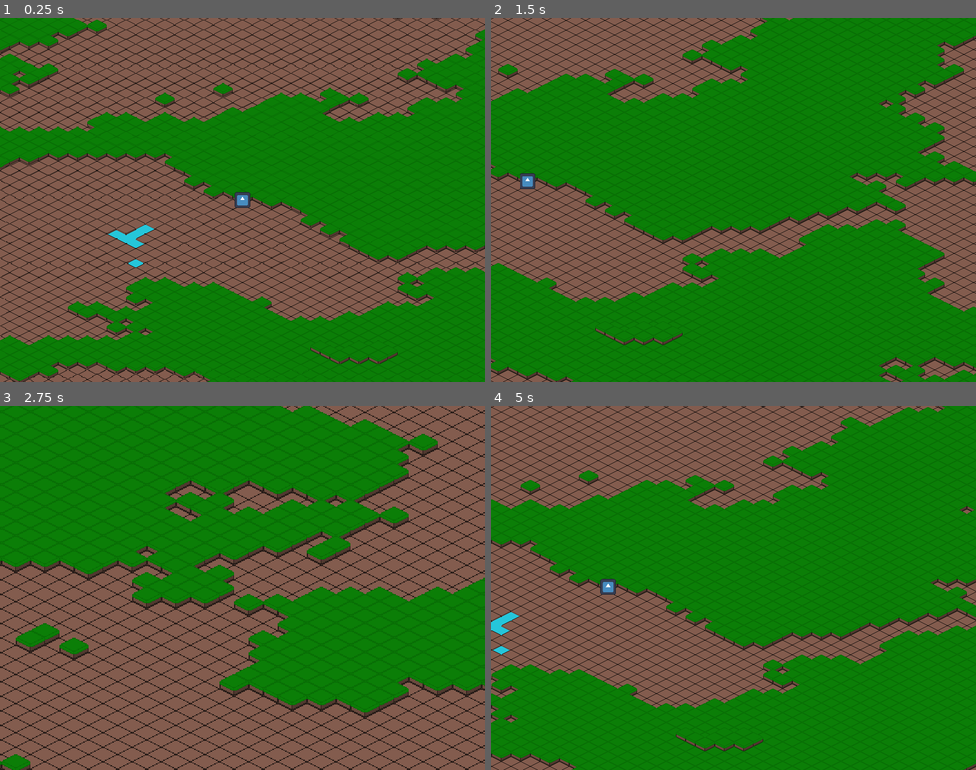
Above: before the commit, frames 1-4 (two rows, left to right).
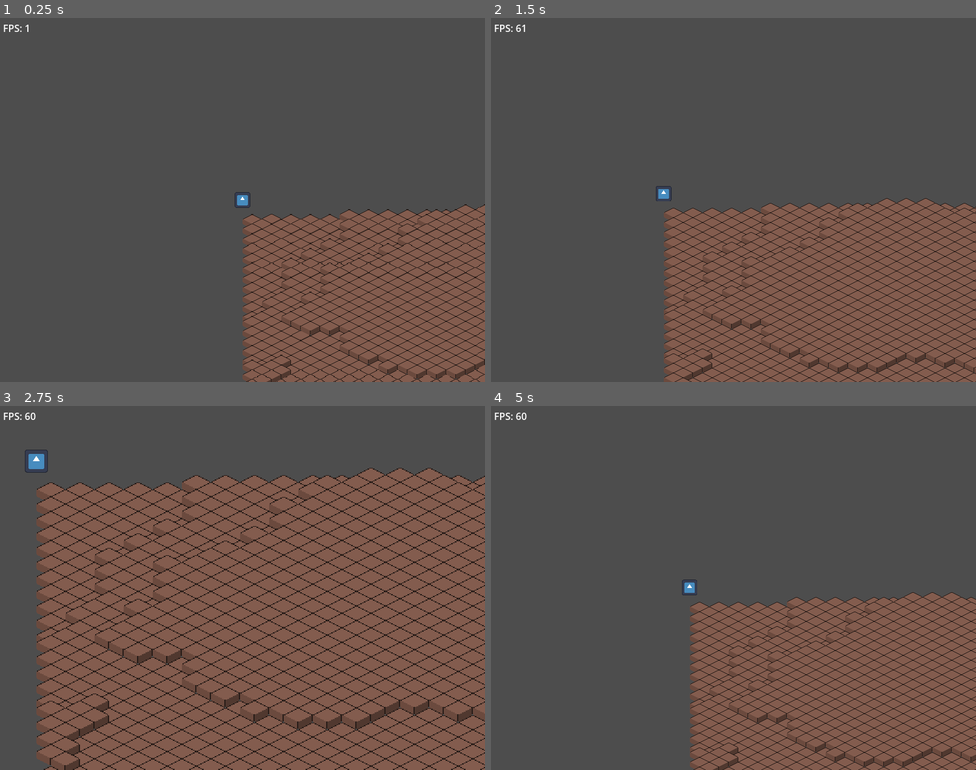
Above: after the commit, the same moments.

Repository: ezequielleonzybert/isourvival
Game: Godot game, scene res://scenes/main.tscn
The game is run twice, just before and just after one commit, with the same random seed, the same clock (stepped at 60 frames per second) and the same inputs. Before the commit the project starts from res://scenes/scenario_1.tscn. The engine's default icon, where the game draws it, is replaced by a stand-in: a white triangle on a blue panel in a dark square.
Inputs (mouse positions are in pixels of both pictures, inside the frame that each line leads up to):
- Up to frame 1 (0.25 s): no input
- Up to frame 2 (1.5 s): tap Enter at 0.5 s; move the mouse to (840, 181) at 0.52 s; hold Right (ui_right) 0.53-1.28 s; tap Mouse wheel up (zoom_in) at 0.6 s; click (840, 181) at 0.67 s; move the mouse to (636, 218) at 1.27 s; hold Down (ui_down) from 1.28 s (still down); tap Mouse wheel down (zoom_out) at 1.35 s
- Up to frame 3 (2.75 s): move the mouse to (291, 507) at 2.02 s; release Down (ui_down) at 2.03 s; hold Right (ui_right) from 2.03 s (still down); tap Mouse wheel up (zoom_in) at 2.1 s
- Up to frame 4 (5 s): move the mouse to (709, 660) at 2.77 s; release Right (ui_right) at 2.78 s; hold Up (ui_up) 2.78-3.53 s; tap Mouse wheel down (zoom_out) at 2.85, 4.35 s; click (709, 660) at 2.92 s; move the mouse to (879, 642) at 3.52 s; hold Left (ui_left) from 3.53 s (still down); tap Mouse wheel up (zoom_in) at 3.6 s; move the mouse to (588, 533) at 4.27 s

The runs differ from the first frame. In frame 1, 93% of the frame differs, in the area x 0-100%, y 0-100%; in frame 2, 95%; in frame 3, 66%; in frame 4, 96%.

Commit message:
top layer rendering

Diff:
--- a/isourvival/project.godot
+++ b/isourvival/project.godot
@@ -11,7 +11,7 @@
 [application]
 
 config/name="isourvival"
-run/main_scene="uid://cxlmf0spsffli"
+run/main_scene="uid://cvsmw8f6r2mnd"
 config/features=PackedStringArray("4.6", "GL Compatibility")
 config/icon="res://assets/icon.svg"
 
@@ -19,6 +19,13 @@
 
 window/size/viewport_width=800
 window/size/viewport_height=600
+window/size/mode=3
+window/vsync/vsync_mode=0
+
+[filesystem]
+
+import/vsync/vsync_mode=1
+import/size/resizable=true
 
 [input]
 
--- /dev/null
+++ b/isourvival/scenes/debug.gd
@@ -0,0 +1,4 @@
+extends Label
+
+func _process(delta: float) -> void:
+	text = "FPS: " + str(int(Engine.get_frames_per_second()))
--- a/isourvival/scenes/main.tscn
+++ b/isourvival/scenes/main.tscn
@@ -1,7 +1,19 @@
 [gd_scene format=3 uid="uid://cvsmw8f6r2mnd"]
 
 [ext_resource type="PackedScene" uid="uid://cxlmf0spsffli" path="res://scenes/scenario_1.tscn" id="1_0wfyh"]
+[ext_resource type="Script" uid="uid://c5lvvjjymkrnp" path="res://scenes/debug.gd" id="2_0wfyh"]
 
 [node name="Main" type="Node2D" unique_id=1149320269]
 
 [node name="Scenario_1" parent="." unique_id=1828344440 instance=ExtResource("1_0wfyh")]
+
+[node name="CanvasLayer" type="CanvasLayer" parent="." unique_id=2068932032]
+
+[node name="Debug" type="Label" parent="CanvasLayer" unique_id=450917722]
+offset_left = 5.0
+offset_top = 5.0
+offset_right = 6.0
+offset_bottom = 28.0
+script = ExtResource("2_0wfyh")
+metadata/_edit_use_anchors_ = true
+metadata/_edit_lock_ = true
--- a/isourvival/scripts/camera.gd
+++ b/isourvival/scripts/camera.gd
@@ -1,7 +1,7 @@
 extends Camera2D
 
-const FORCE = 30
-const DAMPING = .95
+const FORCE = 10
+const DAMPING = .05
 
 var velocity := Vector2.ZERO
 
@@ -13,7 +13,7 @@
 	var acceleration = direction.normalized() * FORCE
 
 	velocity += acceleration * delta
-	velocity *= DAMPING
+	velocity *= pow(DAMPING, delta)
 	position += velocity
 
 	if Input.is_action_just_pressed("zoom_in"):
--- a/isourvival/scripts/layers.gd
+++ b/isourvival/scripts/layers.gd
@@ -1,41 +1,79 @@
 extends Node2D
 
-const MAX_HEIGHT = 4
-const WORLD_SIZE = 100
+const MAX_HEIGHT = 8
+const WIDTH = 100
+const HEIGHT = 200
 
-var tileType = {
-	"grass": Vector2(0,0),
-	"mud": Vector2(1,0),
-	"snow": Vector2(2,0),
-	"sand": Vector2(0,1),
-	"water": Vector2(1,1),
-}
+enum Type {WATER, MUD, GRASS, SNOW}
+
+class Tile:
+	var position : Vector2
+	var type_coords : Vector2
+	var top : bool = false
+	var air : bool = false
+
+	func _init(_position):
+		position = _position
+
+	func set_type_coords(t : Type):
+		match t:
+			Type.WATER:
+				type_coords = Vector2(1,1)
+			Type.MUD:
+				type_coords = Vector2(1,0)
+			Type.GRASS:
+				type_coords = Vector2(0,0)
+			Type.SNOW:
+				type_coords = Vector2(2,0)
+
+var layersData = []
 
 func _ready() -> void:
+	layersData.resize(MAX_HEIGHT)
+
+	var noise = makeNoise(0.007)
+
+	for i in range(MAX_HEIGHT-1, -1, -1):
+		var layerData = []
+		var visibleLayer = makeLayer(i)
+
+		for y in range (HEIGHT):
+			for x in range (WIDTH):
+
+				var index = x+y*WIDTH
+				var value = (noise.get_noise_2d(x*2,y) + 1.0) / 2.0 * MAX_HEIGHT
+				var tile = Tile.new(Vector2(x,y))
+				tile.set_type_coords(Type.MUD)
+
+				if value > i:
+					if i == MAX_HEIGHT-1:
+						tile.top = true
+
+					elif layersData[i+1][index].air == true:
+						tile.top = true
+
+				else:
+					tile.air = true
+
+				if tile.top:
+					visibleLayer.set_cell(tile.position,0,tile.type_coords)
+
+				layerData.append(tile)
+
+		layersData[i] = layerData
+		add_child(visibleLayer)
+
+func makeNoise(frequency):
 	var noise = FastNoiseLite.new()
-	noise.noise_type = FastNoiseLite.TYPE_PERLIN
+	noise.noise_type = FastNoiseLite.TYPE_SIMPLEX
 	noise.seed = randi()
-	noise.frequency = .05
+	noise.frequency = frequency
+	return noise
 
-	for i in range(MAX_HEIGHT):
-		var layer = TileMapLayer.new()
-		layer.tile_set = load("res://assets/tileset.tres")
-		layer.y_sort_enabled = true
-		layer.position.y -= i*8
-		layer.texture_filter = CanvasItem.TEXTURE_FILTER_NEAREST
-
-		var tile = tileType["mud"]
-		if i >= 1: tile = tileType["grass"]
-		elif i == 5: tile = tileType["snow"]
-
-		var threshold = -1.0 + (2.0 / MAX_HEIGHT) * (i + 1)
-
-		for x in range (-WORLD_SIZE/2, WORLD_SIZE/2):
-			for y in range (-WORLD_SIZE, WORLD_SIZE):
-				var value = noise.get_noise_2d(x,y)
-				if value > threshold:
-					layer.set_cell(Vector2(x,y),0,tile)
-				elif i == 0:
-					layer.set_cell(Vector2(x,y),0,tileType["water"])
-
-		add_child(layer)
+func makeLayer(index):
+	var layer = TileMapLayer.new()
+	layer.tile_set = load("res://assets/tileset.tres")
+	layer.y_sort_enabled = true
+	layer.position.y += index*8
+	layer.texture_filter = CanvasItem.TEXTURE_FILTER_NEAREST
+	return layer
--- a/isourvival/scripts/player.gd
+++ b/isourvival/scripts/player.gd
@@ -9,6 +9,9 @@
 var acceleration := Vector2.ZERO
 var direction := Vector2.ZERO
 var distance_counter := 0
+
+func _ready() -> void:
+	position
 
 func _physics_process(delta: float) -> void:
 
Not shown, added: isourvival/scenes/debug.gd.uid
